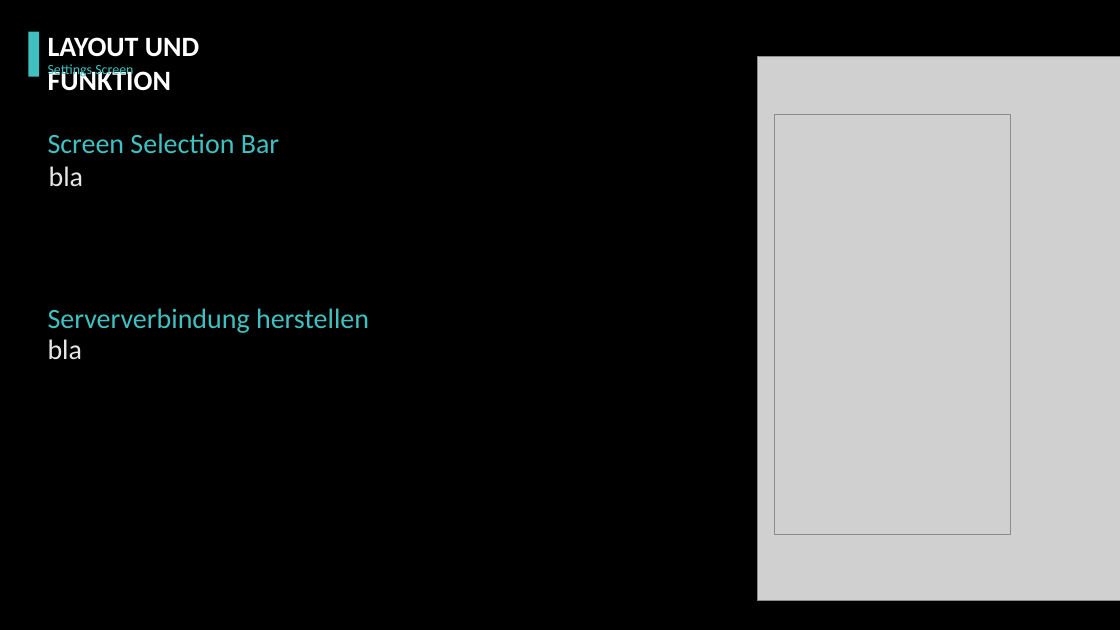
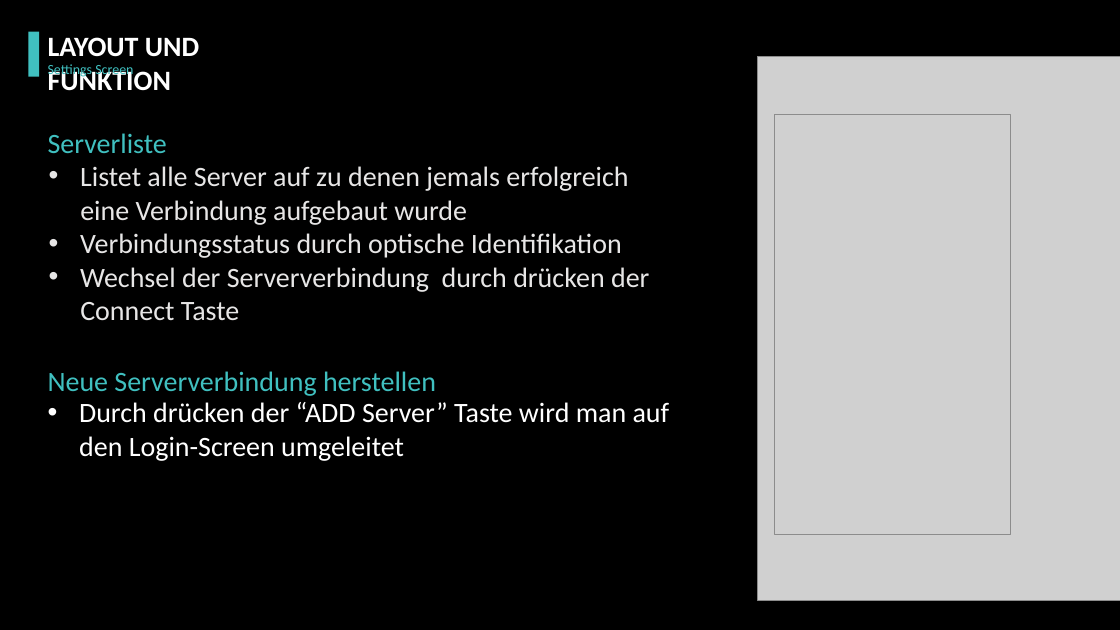
Before and after one commit to pagdot/Jukebox-App, a slide deck: slide 14 of doc/Mobile/Präsentation/Präsentation.pptx. Drawn at 1120x630 pixels with LibreOffice and Linux fonts; fonts in the diff are those of the drawing; grey boxes stand for pictures; background and template pictures are left out. Boxes give left, top, right and bottom in pixels: in the first picture for what was removed or moved away, otherwise in the second. Text is boxed around its words. In the diff, an @@ line names an element or a change of style, - is before the commit and + after.

```diff
--- a/doc/Mobile/Präsentation/Präsentation.pptx
+++ b/doc/Mobile/Präsentation/Präsentation.pptx
@@ text at [48, 133, 167, 153]: text changed @@
-Screen Selection Bar
+Serverliste
@@ text at [80, 166, 649, 320]: text changed @@
-bla
+• Listet alle Server auf zu denen jemals erfolgreich
+eine Verbindung aufgebaut wurde
+• Verbindungsstatus durch optische Identifikation
+• Wechsel der Serververbindung durch drücken der
+Connect Taste
@@ text at [48, 371, 436, 396]: text changed @@
-Serververbindung herstellen
+Neue Serververbindung herstellen
@@ text at [79, 402, 670, 461]: text changed; text colour #E7E6E6 to #FFFFFF @@
-bla
+• Durch drücken der “ADD Server” Taste wird man auf
+den Login-Screen umgeleitet
```
Also in this commit, not shown: 5 other slides changed, 3 slides added, 2 slides removed, 1 other file.
